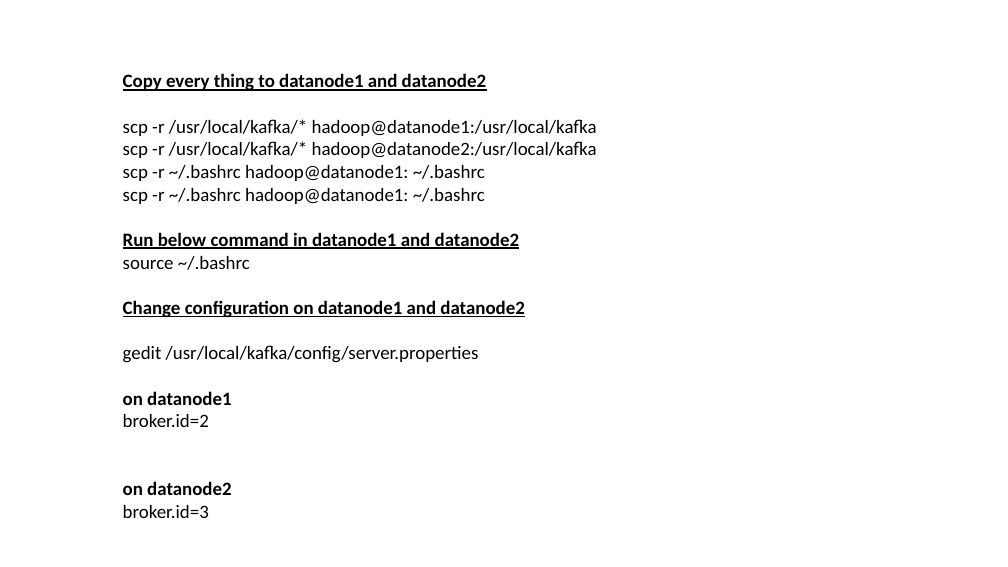
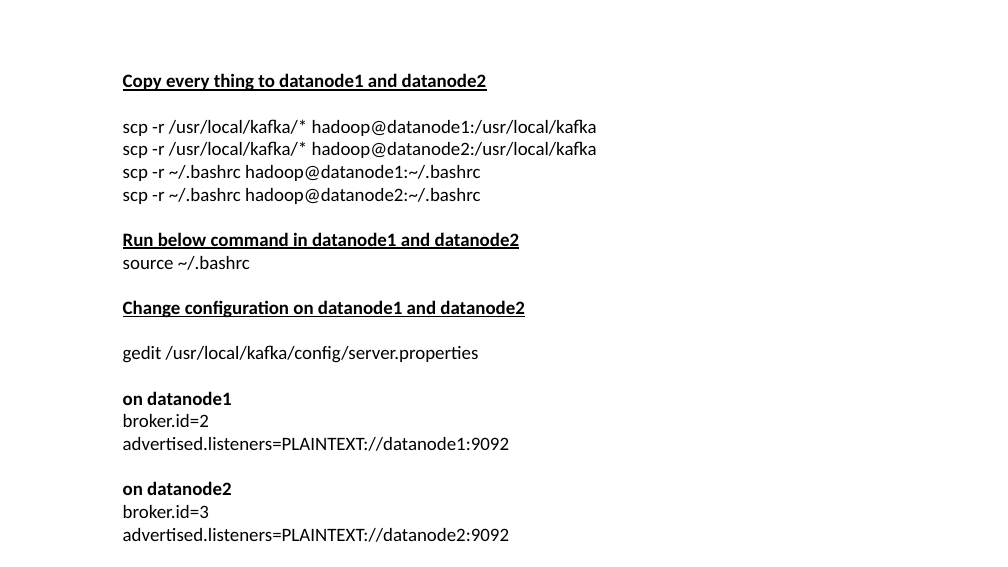
Before and after one commit to aashmishra/Bigdata_ppt, a slide deck: slide 8 of kafka.pptx. Drawn at 1008x567 pixels with LibreOffice and Linux fonts; fonts in the diff are those of the drawing. Boxes give left, top, right and bottom in pixels: in the first picture for what was removed or moved away, otherwise in the second. Text is boxed around its words. In the diff, an @@ line names an element or a change of style, - is before the commit and + after.

```diff
--- a/kafka.pptx
+++ b/kafka.pptx
@@ text at <box>123,165,480,204</box>: text changed @@
-scp -r ~/.bashrc hadoop@datanode1: ~/.bashrc
-scp -r ~/.bashrc hadoop@datanode1: ~/.bashrc
+scp -r ~/.bashrc hadoop@datanode1:~/.bashrc
+scp -r ~/.bashrc hadoop@datanode2:~/.bashrc
@@ text at <box>123,437,509,451</box>: paragraph added @@
+advertised.listeners=PLAINTEXT://datanode1:9092
@@ text at <box>123,528,509,542</box>: paragraph added @@
+advertised.listeners=PLAINTEXT://datanode2:9092
```
Also in this commit, not shown: 7 other slides changed, 1 slide added, 1 slide removed.
